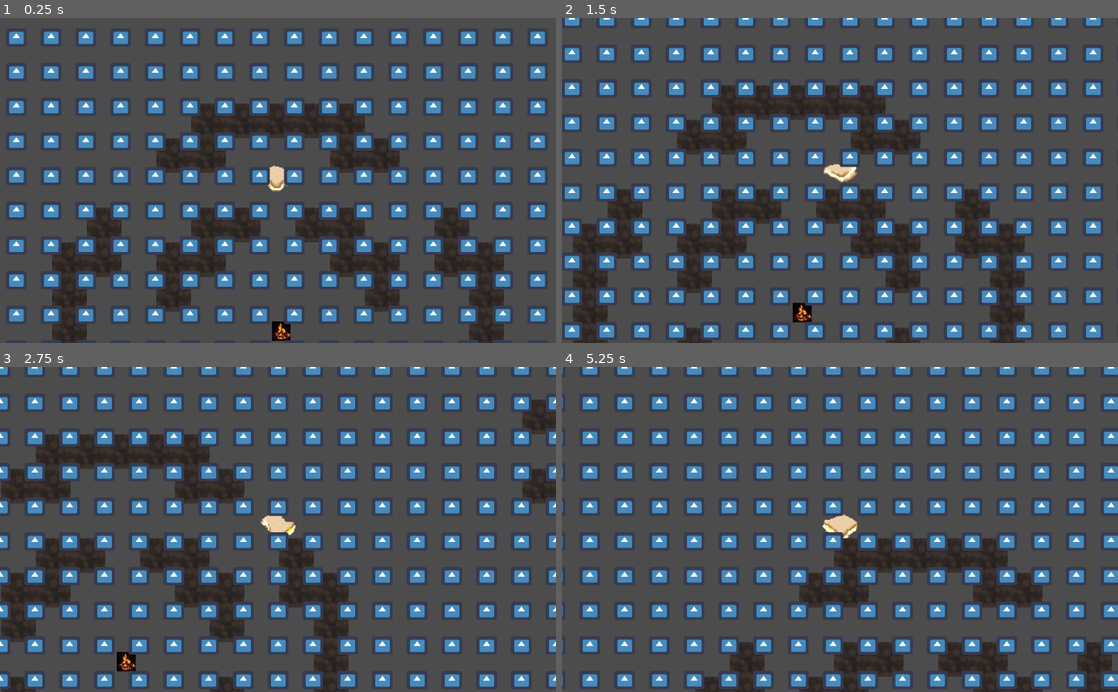
Above: before the commit, frames 1-4 (two rows, left to right).
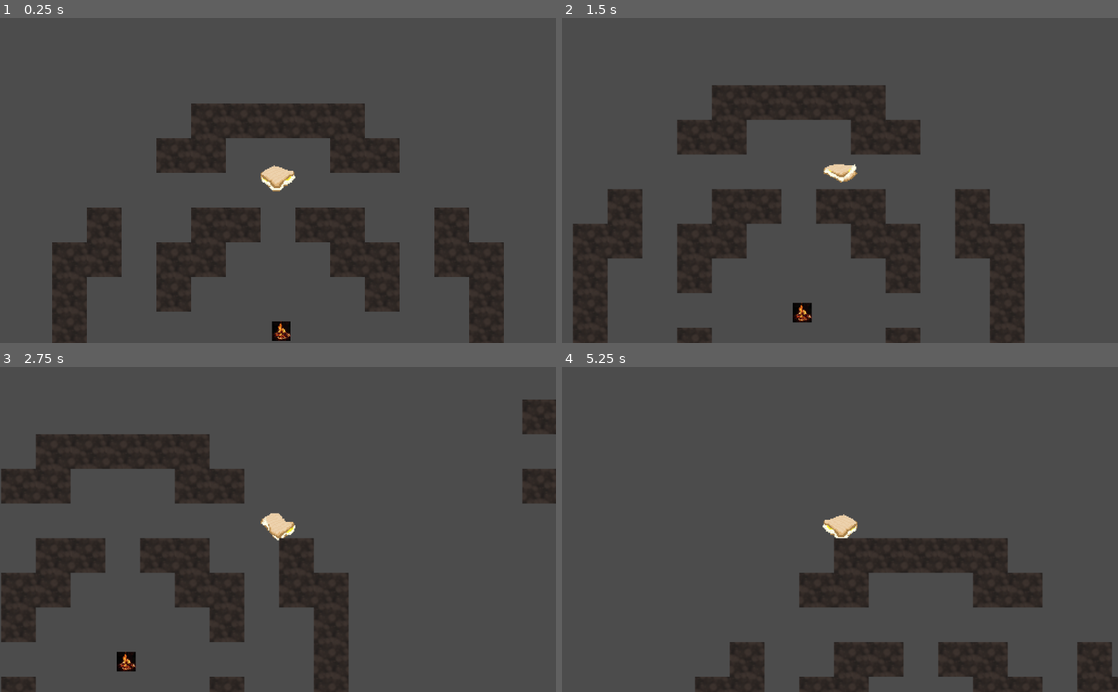
Above: after the commit, the same moments.

Repository: NomisIV/game21
Game: Godot game, scene res://main.tscn
Same seed, same stepped clock (60 frames per second), same inputs: the game is played once before the commit and once after it. The engine's default icon, where the game draws it, is replaced by a stand-in: a white triangle on a blue panel in a dark square.
Inputs:
- Up to frame 1 (0.25 s): no input
- Up to frame 2 (1.5 s): tap Enter at 0.5 s; hold D (move_right) 0.53-1.28 s; tap Shift (dodge) at 0.6, 1.35 s; hold S (move_down) from 1.28 s (still down)
- Up to frame 3 (2.75 s): release S (move_down) at 2.03 s; hold D (move_right) from 2.03 s (still down); tap Shift (dodge) at 2.1 s
- Up to frame 4 (5.25 s): release D (move_right) at 2.78 s; hold W (move_up) 2.78-3.53 s; tap Shift (dodge) every 0.75 s from 2.85 to 5.1 s; hold A (move_left) 3.53-5.03 s; hold S (move_down) from 5.03 s (still down)

The runs differ from the first frame. In frame 1, 18% of the frame differs, in the area x 1-99%, y 4-100%; in frame 2, 19%, in the area x 0-97%, y 0-100%; in frame 3, 19%; in frame 4, 18%.

Commit message:
trying to make git happy

Diff:
--- a/aggmackan/TileMap.gd
+++ b/aggmackan/TileMap.gd
@@ -19,7 +19,7 @@
 	if nodes.size() > 0:
 		for node in nodes:
 			print(node.global_position)
-			get_parent().get_parent().add_child(node)
+			#get_parent().get_parent().add_child(node)
 			nodes = []
 	pass
 
--- a/aggmackan/main.tscn
+++ b/aggmackan/main.tscn
@@ -1,6 +1,5 @@
-[gd_scene load_steps=7 format=2]
+[gd_scene load_steps=6 format=2]
 
-[ext_resource path="res://fireball.tscn" type="PackedScene" id=1]
 [ext_resource path="res://Map.tscn" type="PackedScene" id=3]
 [ext_resource path="res://Dragon.tscn" type="PackedScene" id=4]
 [ext_resource path="res://Player.tscn" type="PackedScene" id=5]
@@ -19,7 +18,7 @@
 position = Vector2( 285, 1318 )
 
 [node name="nest" parent="." instance=ExtResource( 7 )]
-position = Vector2( 1835, -95 )
+position = Vector2( 2450, 150 )
 
 [node name="campfire" parent="." instance=ExtResource( 6 )]
 position = Vector2( 2612, 1647 )
Not shown, changed: aggmackan/assets/sprites/tiles.png.import
